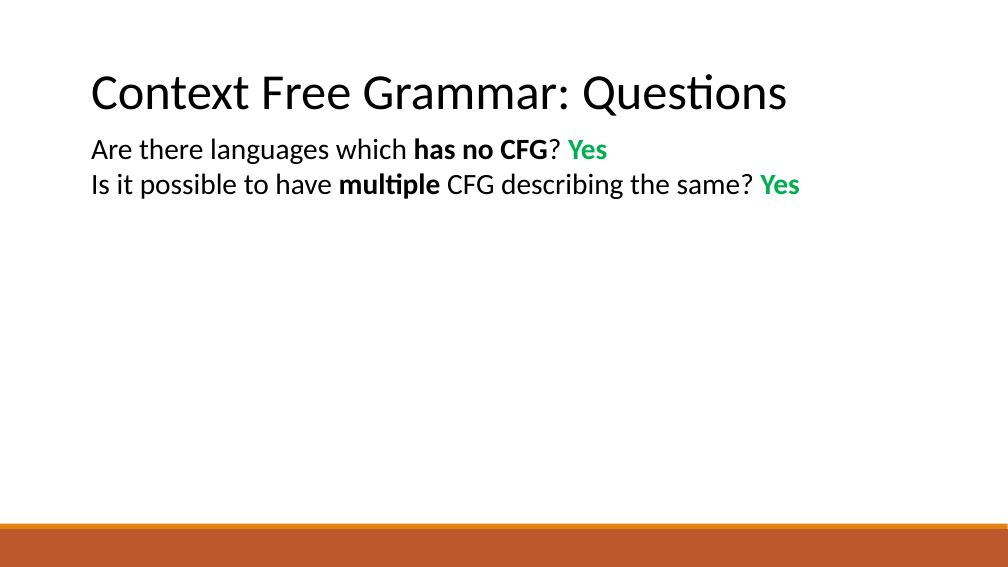
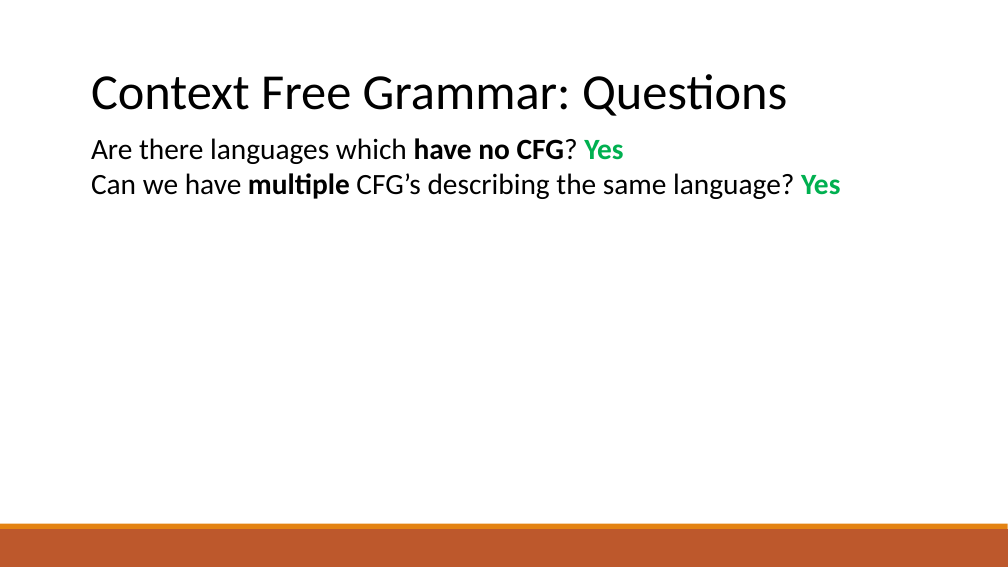
Before and after one commit to raghadzeidan/COMPILATION_TAU_FOR_STUDENTS, a slide deck: slide 28 of new_slides/top_down_parsing.pptx. Drawn at 1008x567 pixels with LibreOffice and Linux fonts; fonts in the diff are those of the drawing. Boxes give left, top, right and bottom in pixels: in the first picture for what was removed or moved away, otherwise in the second. Text is boxed around its words. In the diff, an @@ line names an element or a change of style, - is before the commit and + after.

```diff
--- a/new_slides/top_down_parsing.pptx
+++ b/new_slides/top_down_parsing.pptx
@@ text at [91,138,840,199]: text changed @@
-Are there languages which has no CFG? Yes
-Is it possible to have multiple CFG describing the same? Yes
+Are there languages which have no CFG? Yes
+Can we have multiple CFG’s describing the same language? Yes
```
Also in this commit, not shown: 8 other slides changed, 1 other file.
